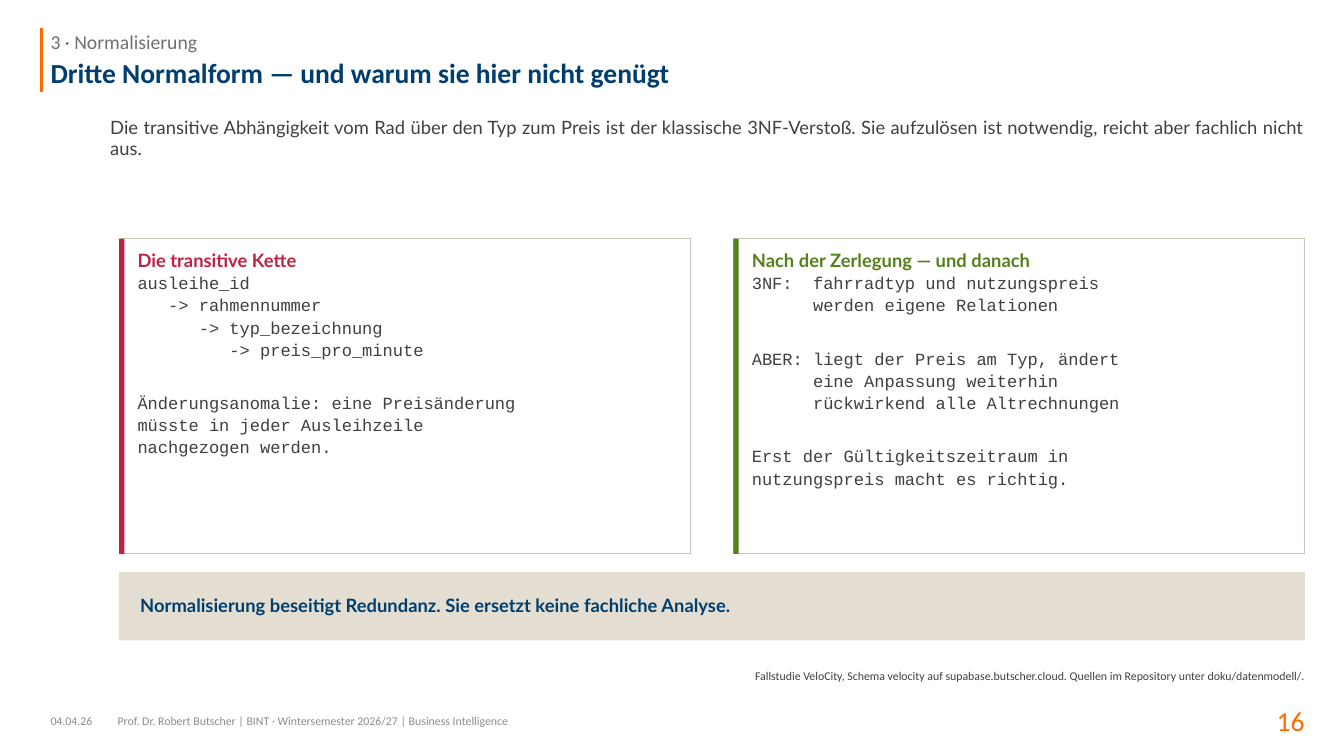
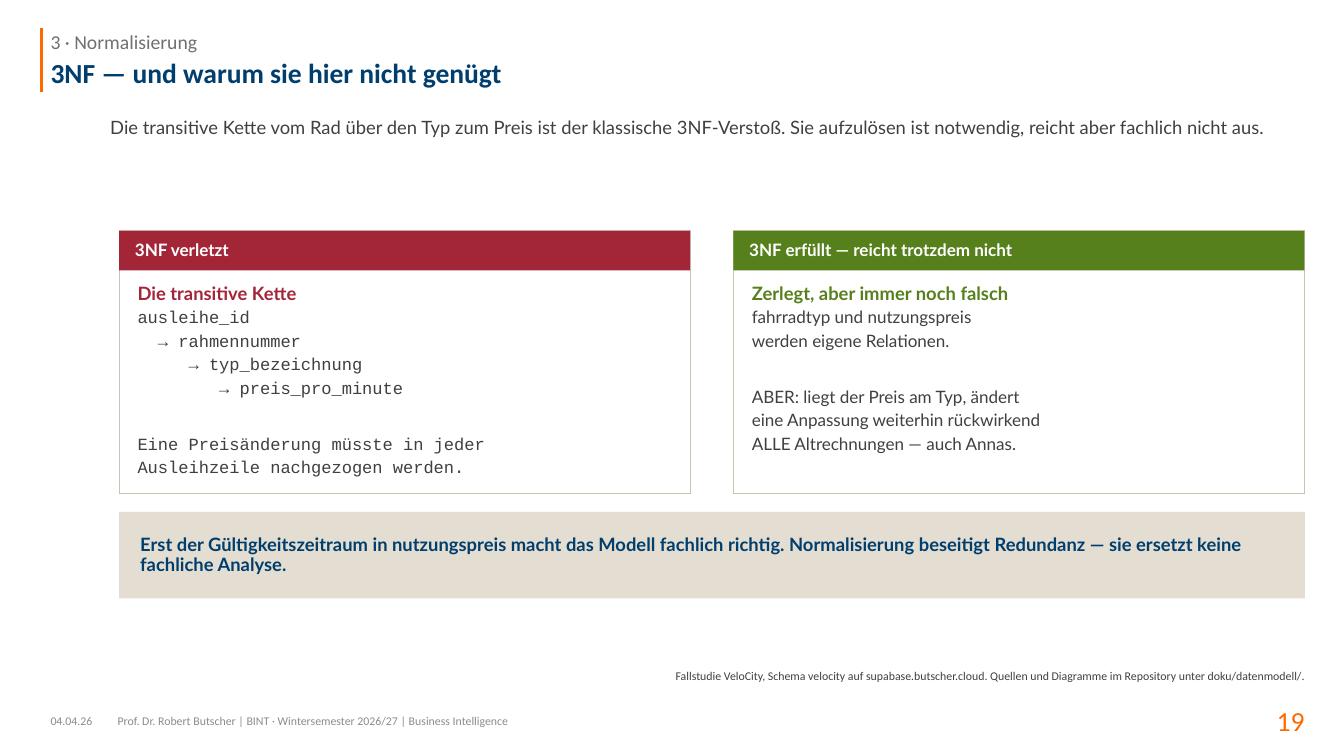
Before and after one commit to swrobuts/velocity-fallstudie, a slide deck: slide 19 of slides/velocity-datenbankentwurf.pptx (slide 16 before the commit). Drawn at 1344x756 pixels with LibreOffice and Linux fonts; fonts in the diff are those of the drawing. Boxes give left, top, right and bottom in pixels: in the first picture for what was removed or moved away, otherwise in the second. Text is boxed around its words. In the diff, an @@ line names an element or a change of style, - is before the commit and + after.

```diff
--- a/slides/velocity-datenbankentwurf.pptx
+++ b/slides/velocity-datenbankentwurf.pptx
@@ title at (51,63,502,88): text changed @@
-Dritte Normalform — und warum sie hier nicht genügt
+3NF — und warum sie hier nicht genügt
@@ text at (110,120,1264,138): text changed @@
-Die transitive Abhängigkeit vom Rad über den Typ zum Preis ist der klassische 3NF-Verstoß. Sie aufzulösen ist notwendig, reicht aber fachlich nicht aus.
+Die transitive Kette vom Rad über den Typ zum Preis ist der klassische 3NF-Verstoß. Sie aufzulösen ist notwendig, reicht aber fachlich nicht aus.
@@ rectangle: place and size @@
-rectangle at (119,239,690,554)
+rectangle at (119,231,690,493)
@@ rectangle removed at (119,239,125,554) @@
@@ rectangle added at (119,231,690,270), fill #A32638 @@
@@ rectangle: place and size @@
-rectangle at (733,239,1304,554)
+rectangle at (733,231,1304,493)
@@ rectangle removed at (733,239,739,554) @@
@@ rectangle added at (733,231,1304,270), fill #55801C @@
@@ text added at (135,243,229,256), 13 pt, text #FFFFFF, bold @@
+3NF verletzt
@@ text added at (749,243,1012,256), 13 pt, text #FFFFFF, bold @@
+3NF erfüllt — reicht trotzdem nicht
@@ text at (138,286,296,325): text colour #BE2344 to #A32638 in "Die transitive Kette"; more space between paragraphs @@
@@ text "Die transitive Kette": place and size @@
-text "Die transitive Kette" at (138,253,516,457)
+text "Die transitive Kette" at (138,286,485,477)
@@ text at (752,286,1009,350): text changed; font Courier New to Lato @@
-Nach der Zerlegung — und danach
-3NF: fahrradtyp und nutzungspreis
-werden eigene Relationen
+Zerlegt, aber immer noch falsch
+fahrradtyp und nutzungspreis
+werden eigene Relationen.
@@ text "Zerlegt, aber immer noch falsch": place and size @@
-text "Zerlegt, aber immer noch falsch" at (752,253,1120,489)
+text "Zerlegt, aber immer noch falsch" at (752,286,1040,453)
@@ text at (138,334,485,477): text changed @@
--> rahmennummer
--> typ_bezeichnung
--> preis_pro_minute
-Änderungsanomalie: eine Preisänderung
-müsste in jeder Ausleihzeile
-nachgezogen werden.
+→ rahmennummer
+→ typ_bezeichnung
+→ preis_pro_minute
+Eine Preisänderung müsste in jeder
+Ausleihzeile nachgezogen werden.
@@ text at (752,413,1040,453): text changed; font Courier New to Lato @@
-eine Anpassung weiterhin
-rückwirkend alle Altrechnungen
-Erst der Gültigkeitszeitraum in
-nutzungspreis macht es richtig.
+eine Anpassung weiterhin rückwirkend
+ALLE Altrechnungen — auch Annas.
@@ text at (752,390,1020,406): font Courier New to Lato in "ABER: liegt der Preis am Typ, ändert"; more space between paragraphs @@
@@ rectangle: place and size @@
-rectangle at (119,573,1305,641)
+rectangle at (119,512,1305,599)
@@ text at (140,537,1241,574): text changed @@
-Normalisierung beseitigt Redundanz. Sie ersetzt keine fachliche Analyse.
+Erst der Gültigkeitszeitraum in nutzungspreis macht das Modell fachlich richtig. Normalisierung beseitigt Redundanz — sie ersetzt keine fachliche Analyse.
@@ text at (676,672,1305,682): text changed @@
-Fallstudie VeloCity, Schema velocity auf supabase.butscher.cloud. Quellen im Repository unter doku/datenmodell/.
+Fallstudie VeloCity, Schema velocity auf supabase.butscher.cloud. Quellen und Diagramme im Repository unter doku/datenmodell/.
@@ page number at (1277,713,1305,731): text changed @@
-16
+19
```
Also in this commit, not shown: 20 other slides changed, 22 slides added, 18 slides removed, 39 other files.
